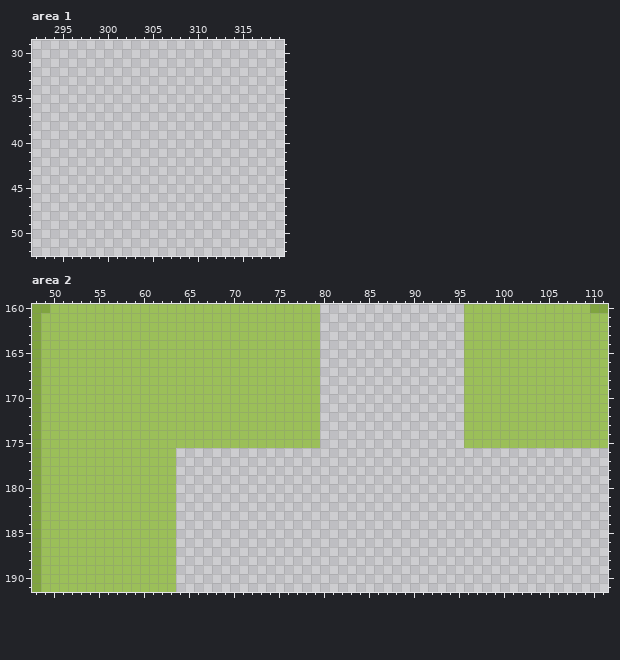
Two versions of one pixel-art file, Artwork/TileSets/TileMaps/Dungeon.ase. The picture above was drawn from the file before the commit.
320x320 pixels, 1 frame. Colours within 5 levels of each other are drawn and written as one. Shown: area 1: x 292..319, y 29..52; area 2: x 48..111, y 160..191. The commit also changed other parts of the picture, which this record leaves out.
The result:
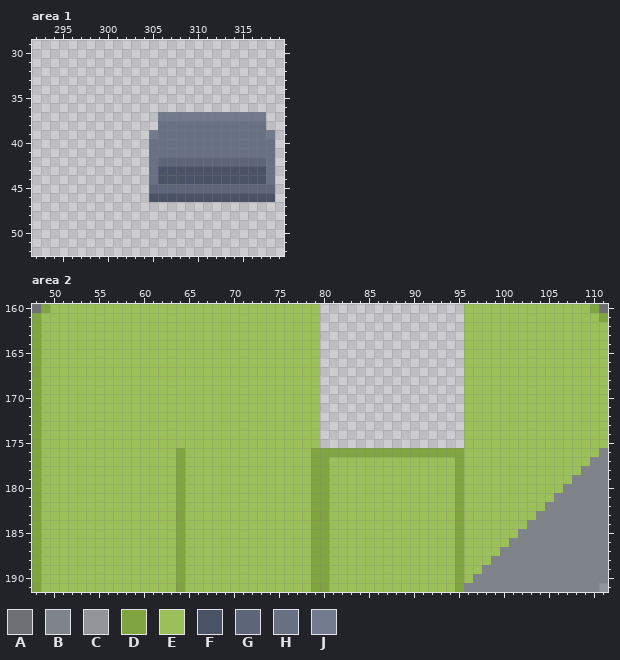
Palette (. is transparent): A #6d6f75  B #7f838a  C #919499  D #80a440  E #9bbf59  F #4a5366  G #5d6678  H #677183  J #727b8e
What changed:
{"where": "area 1"}
{"y":37,"x":306,"old":"............","new":"JJJJJJJJJJJJ"}
{"y":38,"x":306,"old":"............","new":"HHHHHHHHHHHH"}
{"y":39,"x":305,"old":"..............","new":"JHHHHHHHHHHHHJ"}
{"y":40,"x":305,"old":"..............","new":"HHHHHHHHHHHHHH"}
{"y":41,"x":305,"old":"..............","new":"HHHHHHHHHHHHHH"}
{"y":42,"x":305,"old":"..............","new":"HGGGGGGGGGGGGH"}
{"y":43,"x":305,"old":"..............","new":"HFFFFFFFFFFFFH"}
{"y":44,"x":305,"old":"..............","new":"HFFFFFFFFFFFFH"}
{"y":45,"x":305,"old":"..............","new":"GGGGGGGGGGGGGG"}
{"y":46,"x":305,"old":"..............","new":"FFFFFFFFFFFFFF"}
{"where": "area 2"}
{"y":160,"x":48,"old":"D","new":"A"}
{"y":160,"x":111,"old":"D","new":"A"}
{"y":161,"x":111,"old":"E","new":"D"}
{"y":176,"x":64,"old":"................................................","new":"DEEEEEEEEEEEEEEDDDDDDDDDDDDDDDDDEEEEEEEEEEEEEEEB"}
{"y":177,"x":64,"old":"................................................","new":"DEEEEEEEEEEEEEEDDEEEEEEEEEEEEEEDEEEEEEEEEEEEEEBB"}
{"y":178,"x":64,"old":"................................................","new":"DEEEEEEEEEEEEEEDDEEEEEEEEEEEEEEDEEEEEEEEEEEEEBBB"}
{"y":179,"x":64,"old":"................................................","new":"DEEEEEEEEEEEEEEDDEEEEEEEEEEEEEEDEEEEEEEEEEEEBBBB"}
{"y":180,"x":64,"old":"................................................","new":"DEEEEEEEEEEEEEEDDEEEEEEEEEEEEEEDEEEEEEEEEEEBBBBB"}
{"y":181,"x":64,"old":"................................................","new":"DEEEEEEEEEEEEEEDDEEEEEEEEEEEEEEDEEEEEEEEEEBBBBBB"}
{"y":182,"x":64,"old":"................................................","new":"DEEEEEEEEEEEEEEDDEEEEEEEEEEEEEEDEEEEEEEEEBBBBBBB"}
{"y":183,"x":64,"old":"................................................","new":"DEEEEEEEEEEEEEEDDEEEEEEEEEEEEEEDEEEEEEEEBBBBBBBB"}
{"y":184,"x":64,"old":"................................................","new":"DEEEEEEEEEEEEEEDDEEEEEEEEEEEEEEDEEEEEEEBBBBBBBBB"}
{"y":185,"x":64,"old":"................................................","new":"DEEEEEEEEEEEEEEDDEEEEEEEEEEEEEEDEEEEEEBBBBBBBBBB"}
{"y":186,"x":64,"old":"................................................","new":"DEEEEEEEEEEEEEEDDEEEEEEEEEEEEEEDEEEEEBBBBBBBBBBB"}
{"y":187,"x":64,"old":"................................................","new":"DEEEEEEEEEEEEEEDDEEEEEEEEEEEEEEDEEEEBBBBBBBBBBBB"}
{"y":188,"x":64,"old":"................................................","new":"DEEEEEEEEEEEEEEDDEEEEEEEEEEEEEEDEEEBBBBBBBBBBBBB"}
{"y":189,"x":64,"old":"................................................","new":"DEEEEEEEEEEEEEEDDEEEEEEEEEEEEEEDEEBBBBBBBBBBBBBB"}
{"y":190,"x":64,"old":"................................................","new":"DEEEEEEEEEEEEEEDDEEEEEEEEEEEEEEDEBBBBBBBBBBBBBBB"}
{"y":191,"x":64,"old":"................................................","new":"DEEEEEEEEEEEEEEDDEEEEEEEEEEEEEEDBBBBBBBBBBBBBBBC"}
{"label":"added","picture_box":[149,112,275,202]}
{"label":"changed","picture_box":[32,304,41,313]}
{"label":"changed","picture_box":[599,304,608,322]}
{"label":"added","picture_box":[176,448,608,592]}
